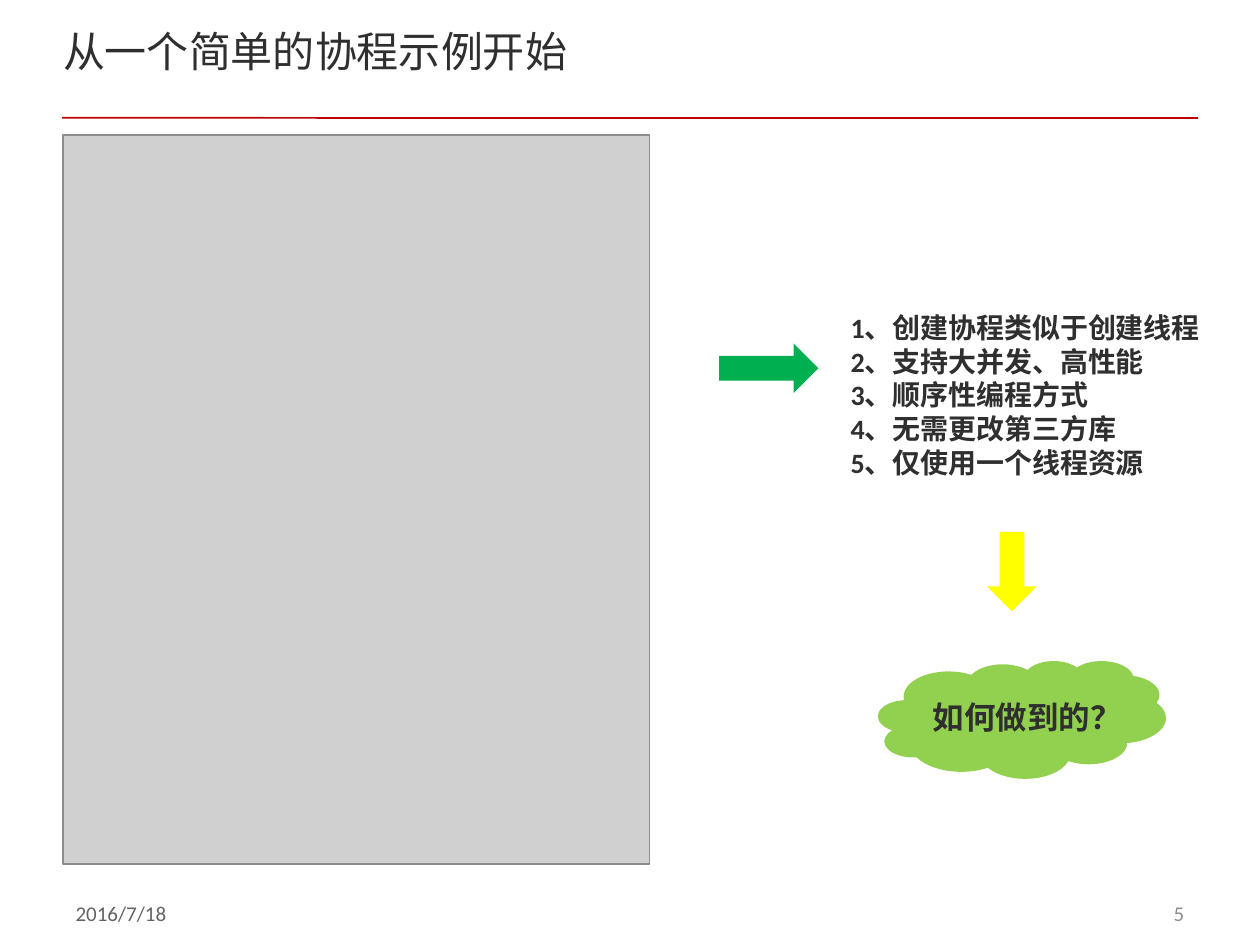
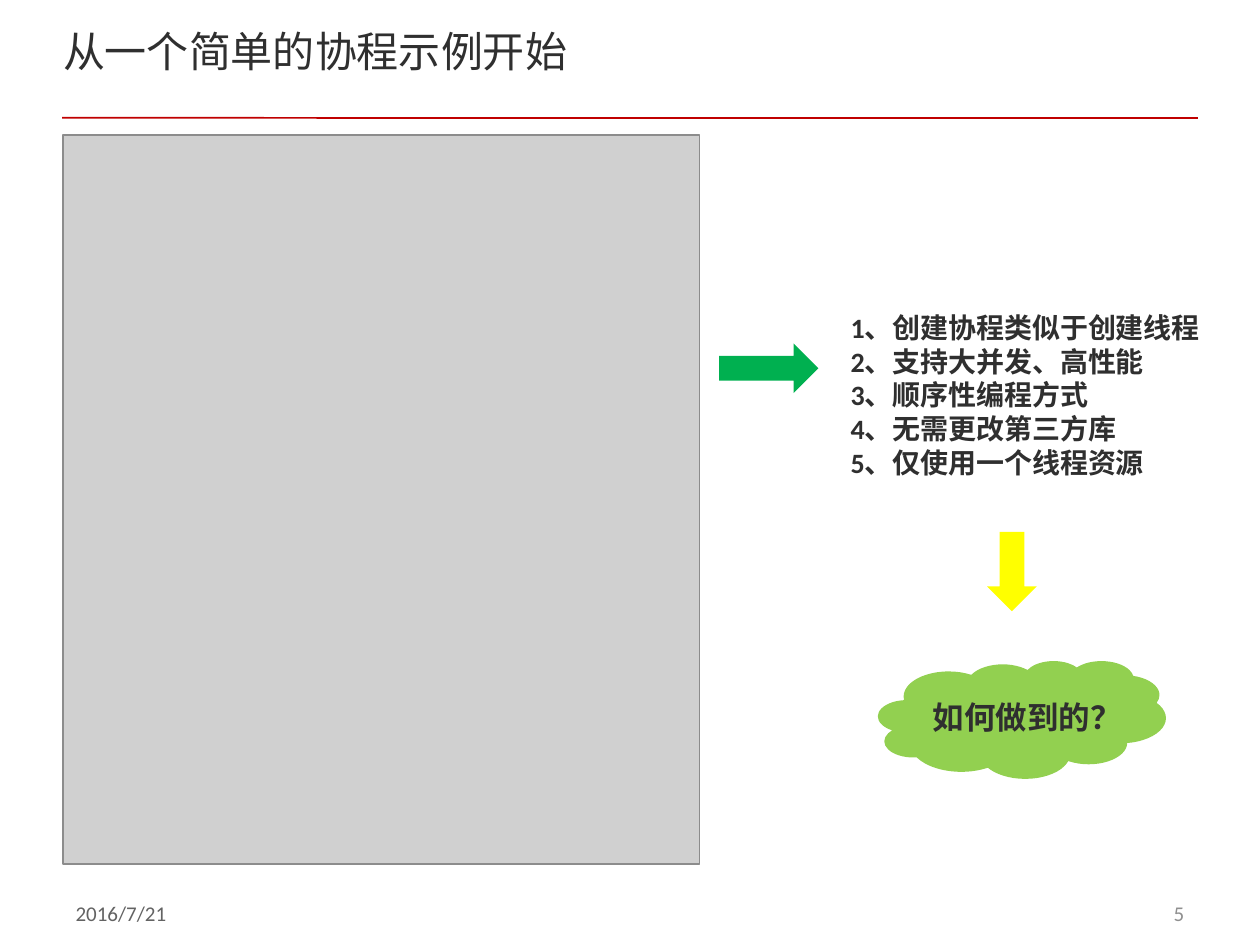
Before and after one commit to cnsuhao/developkit-acl, a slide deck: slide 5 of doc/acl_fiber.pptx. Drawn at 1260x945 pixels with LibreOffice and Linux fonts; fonts in the diff are those of the drawing; grey boxes stand for pictures; background and template pictures are left out. Boxes give left, top, right and bottom in pixels: in the first picture for what was removed or moved away, otherwise in the second. Text is boxed around its words. In the diff, an @@ line names an element or a change of style, - is before the commit and + after.

```diff
--- a/doc/acl_fiber.pptx
+++ b/doc/acl_fiber.pptx
@@ picture: place and size @@
-picture at <box>63,135,650,864</box>
+picture at <box>63,135,699,864</box>
@@ text at <box>76,906,167,922</box>: text changed @@
-2016/7/18
+2016/7/21
```
Also in this commit, not shown: 24 other slides changed, 4 slides added, 1 slide removed, 13 other files.
